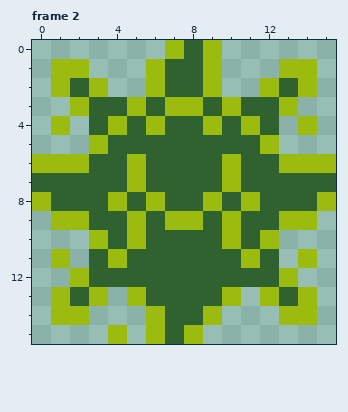
File history of a pixel-art file, Aseprite/AB_Buttons.aseprite. The picture above was drawn from the file before the commit.
16x16 pixels, 3 frames. Shown: frame 2. The commit also changed other frames, which this record leaves out.
Once edited:
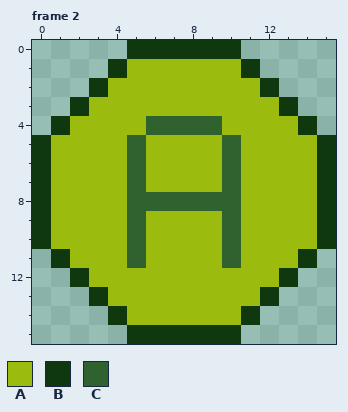
Palette (. is transparent): A #9bbc0f  B #0f380f  C #306230
Edits made:
Changed rows in their new state; - is an unchanged pixel.
Frame 2, layers "A", "A Background":
first column x 0:
 0 -----BBBBBB-----
 1 -..-BA-AA-AB-..-
 2 -..BAA-AA-AAB..-
 3 --BAA-A--A-AAB--
 4 -BAA-AC--CA-AAB-
 5 BAA-A-AAAA-A-AAB
 6 B--AACAAAACAA--B
 7 BAAAACAAAACAAAAB
 8 BAAA--C--C--AAAB
 9 B--AACA--ACAA--B
10 BAA-ACAAAACA-AAB
11 -BAA--AAAA--AAB-
12 --BAAAAAAAAAAB--
13 -..BA-AAAA-AB..-
14 -..-BA-AA-AB-..-
15 ----.BBBBBB-----
